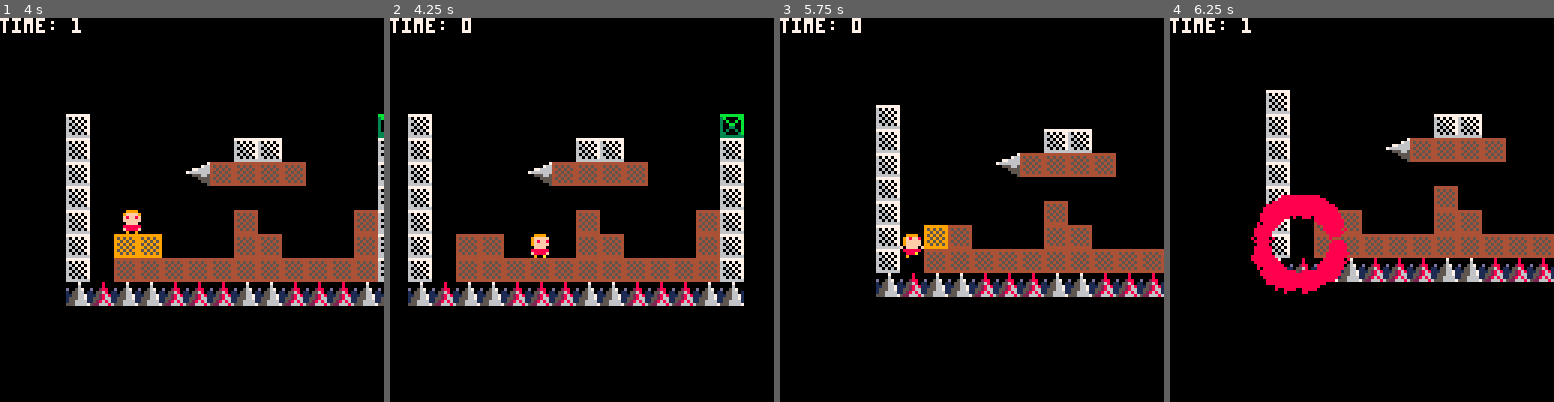
Above: before the commit, frames 1-4 (left to right).
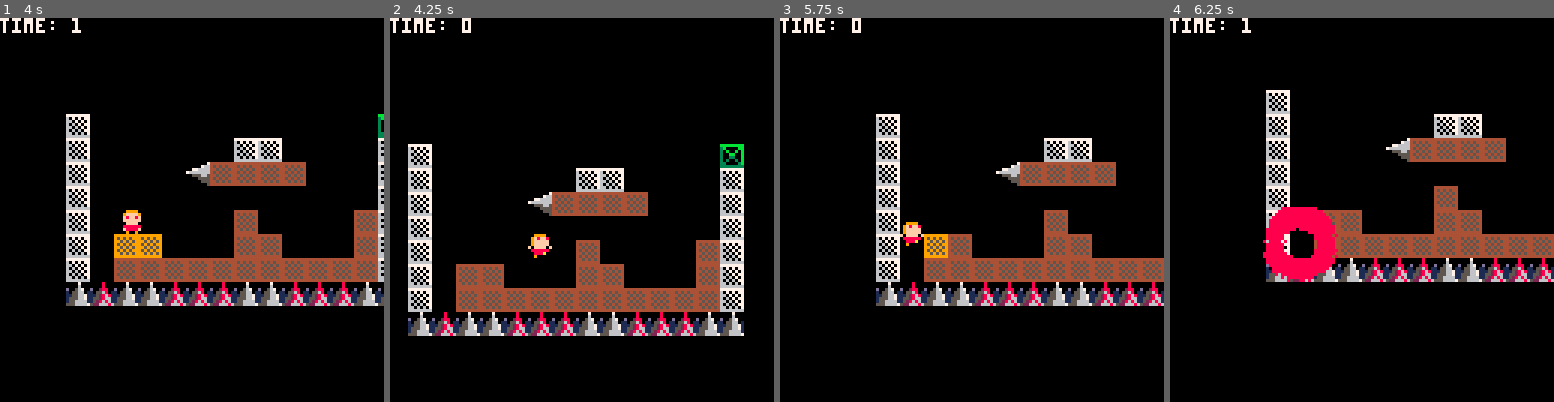
Above: after the commit, the same moments.

Repository: millwardesque/sizzle
Game: PICO-8 cartridge sizzle.p8
Two runs of this game, one before a commit and one after it. Both use one fixed random seed, a clock stepped at 60 frames per second and the inputs below.
Inputs:
- Up to frame 1 (4 s): tap X (X key) at 0.33, 1.07, 1.85, 2.97 s; tap O (Z key) at 0.7, 1.7, 2.1, 2.5, 2.9, 3.3, 3.7 s; hold Right 1.6-2.1 s; hold Up 2.15-2.42 s; hold Right 2.47-3.03 s; hold Left 3.08-3.58 s; hold Down 3.63-3.97 s
- Up to frame 2 (4.25 s): hold Right from 4.02 s (still down); tap X (X key) at 4.08 s; tap O (Z key) at 4.1 s
- Up to frame 3 (5.75 s): tap O (Z key) every 0.4 s from 4.5 to 5.7 s; release Right at 4.68 s; hold Up 4.73-5.03 s; hold Left 5.08-5.68 s; tap X (X key) at 5.2 s; hold Down from 5.73 s (still down)
- Up to frame 4 (6.25 s): release Down at 6.03 s; hold Right from 6.08 s (still down); tap O (Z key) at 6.1 s

Frame 1 is identical in both runs. In frame 2, 21% of the frame differs, in the area x 4-93%, y 25-83%; in frame 3, 14%; in frame 4, 3.2%.

Commit message:
Added double-jump

Diff:
--- a/game.lua
+++ b/game.lua
@@ -81,22 +81,24 @@
 
 		-- Process input
 		self.player.velocity = make_vec2(0, 0)
-		if btn(0) then
-			self.player.velocity.x -= self.player.walk_speed
-		end
-
-		if btn(1) then
-			self.player.velocity.x += self.player.walk_speed
-		end
-
-		if btn(4) and not self.player.is_jumping and not self.player.is_jump_held then
-			self.player.jump(self.player)
-		elseif not btn(4) and self.player.is_jumping then
-			self.player.stop_jump(self.player)
-		end
-
-		if not btn(4) then
-			self.player.is_jump_held = false
+		if not self.player.is_dead then
+			if btn(0) then
+				self.player.velocity.x -= self.player.walk_speed
+			end
+
+			if btn(1) then
+				self.player.velocity.x += self.player.walk_speed
+			end
+
+			if btn(4) and not self.player.is_jumping and not self.player.is_jump_held then
+				self.player.jump(self.player)
+			elseif not btn(4) and self.player.is_jumping then
+				self.player.stop_jump(self.player)
+			end
+
+			if not btn(4) then
+				self.player.is_jump_held = false
+			end
 		end
 
 		-- @DEBUG Reload the level
@@ -226,6 +228,7 @@
 	new_player.is_jumping = false
 	new_player.jump_elapsed = 0
 	new_player.jump_duration = jump_duration
+	new_player.jump_count = 0
 	new_player.is_on_ground = false
 	new_player.is_jump_held = false
 	new_player.is_dead = false
@@ -252,17 +255,23 @@
 		self.old_position = clone_vec2(self.position)
 		self.is_jumping = false
 		self.jump_elapsed = 0
+		self.jump_count = 0
 		self.is_on_ground = false
 		self.is_jump_held = false
 		self.is_dead = false
+
+		if self.death_explosion then
+			del(g_state.scene, self.death_explosion)
+		end
 		self.death_explosion = nil
 	end
 
 	new_player.jump = function(self)
-		if not self.is_jumping and self.is_on_ground then
+		if (not self.is_jumping and self.is_on_ground) or (not self.is_on_ground and self.jump_count < 2) then
 			self.is_jumping = true
 			self.jump_elapsed = 0
 			self.is_jump_held = true
+			self.jump_count += 1
 			set_anim_spr_animation(self.anim_controller, 'jump')
 		end
 	end
@@ -315,8 +324,6 @@
 		end
 
 		update_anim_spr_controller(self.anim_controller, self)
-
-		-- @DEBUG g_log.log("player: "..vec2_str(self.position))
 	end
 
 	-- Updates player physics
@@ -342,9 +349,9 @@
 				break
 			end
 
-			if col.is_ground_collision then
+			if col.is_ground_collision and tile.type ~= g_flags.instakill then
 				self.is_on_ground = true
-
+				self.jump_count = 0
 				if self.is_jumping then
 					self.stop_jump(self)
 				end
--- a/sizzle.p8
+++ b/sizzle.p8
@@ -84,22 +84,24 @@
 
 		-- Process input
 		self.player.velocity = make_vec2(0, 0)
-		if btn(0) then
-			self.player.velocity.x -= self.player.walk_speed
-		end
-
-		if btn(1) then
-			self.player.velocity.x += self.player.walk_speed
-		end
-
-		if btn(4) and not self.player.is_jumping and not self.player.is_jump_held then
-			self.player.jump(self.player)
-		elseif not btn(4) and self.player.is_jumping then
-			self.player.stop_jump(self.player)
-		end
-
-		if not btn(4) then
-			self.player.is_jump_held = false
+		if not self.player.is_dead then
+			if btn(0) then
+				self.player.velocity.x -= self.player.walk_speed
+			end
+
+			if btn(1) then
+				self.player.velocity.x += self.player.walk_speed
+			end
+
+			if btn(4) and not self.player.is_jumping and not self.player.is_jump_held then
+				self.player.jump(self.player)
+			elseif not btn(4) and self.player.is_jumping then
+				self.player.stop_jump(self.player)
+			end
+
+			if not btn(4) then
+				self.player.is_jump_held = false
+			end
 		end
 
 		-- @DEBUG Reload the level
@@ -229,6 +231,7 @@
 	new_player.is_jumping = false
 	new_player.jump_elapsed = 0
 	new_player.jump_duration = jump_duration
+	new_player.jump_count = 0
 	new_player.is_on_ground = false
 	new_player.is_jump_held = false
 	new_player.is_dead = false
@@ -255,17 +258,23 @@
 		self.old_position = clone_vec2(self.position)
 		self.is_jumping = false
 		self.jump_elapsed = 0
+		self.jump_count = 0
 		self.is_on_ground = false
 		self.is_jump_held = false
 		self.is_dead = false
+
+		if self.death_explosion then
+			del(g_state.scene, self.death_explosion)
+		end
 		self.death_explosion = nil
 	end
 
 	new_player.jump = function(self)
-		if not self.is_jumping and self.is_on_ground then
+		if (not self.is_jumping and self.is_on_ground) or (not self.is_on_ground and self.jump_count < 2) then
 			self.is_jumping = true
 			self.jump_elapsed = 0
 			self.is_jump_held = true
+			self.jump_count += 1
 			set_anim_spr_animation(self.anim_controller, 'jump')
 		end
 	end
@@ -318,8 +327,6 @@
 		end
 
 		update_anim_spr_controller(self.anim_controller, self)
-
-		-- @DEBUG g_log.log("player: "..vec2_str(self.position))
 	end
 
 	-- Updates player physics
@@ -345,9 +352,9 @@
 				break
 			end
 
-			if col.is_ground_collision then
+			if col.is_ground_collision and tile.type ~= g_flags.instakill then
 				self.is_on_ground = true
-
+				self.jump_count = 0
 				if self.is_jumping then
 					self.stop_jump(self)
 				end
Not shown, changed: readme.md
